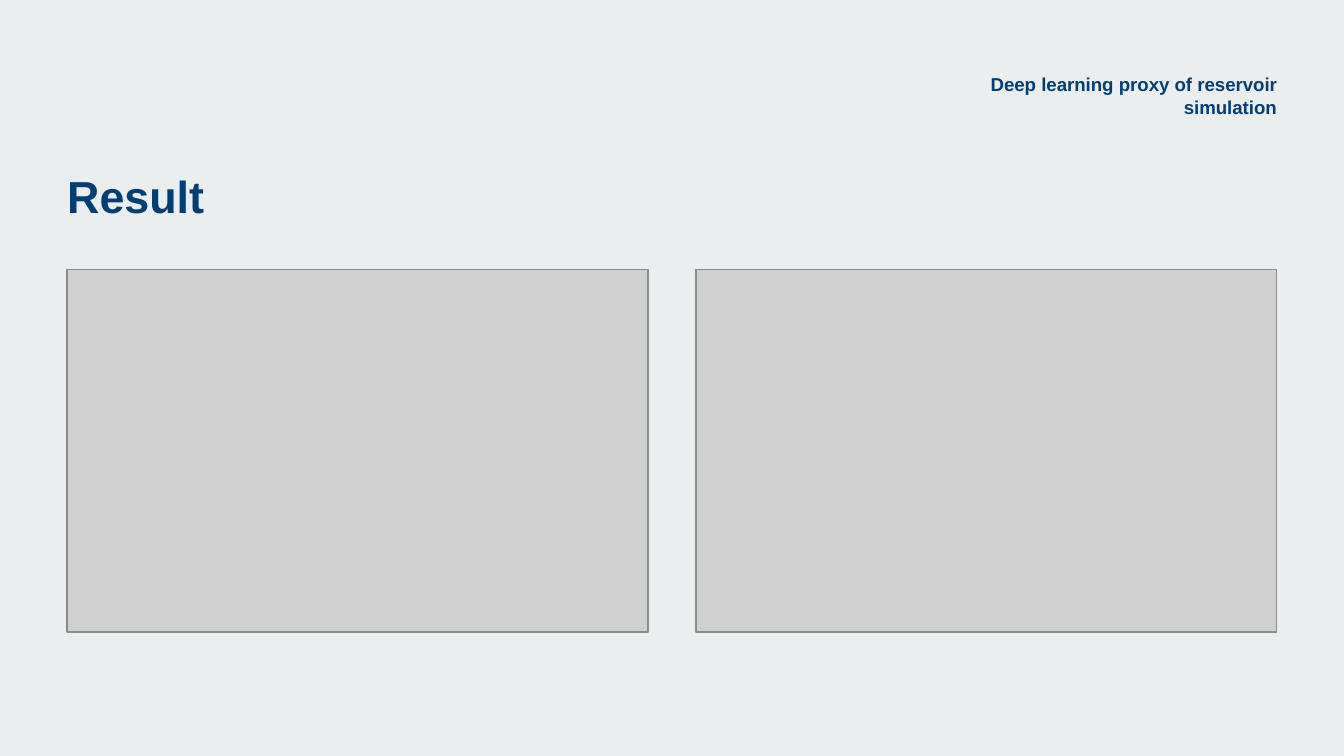
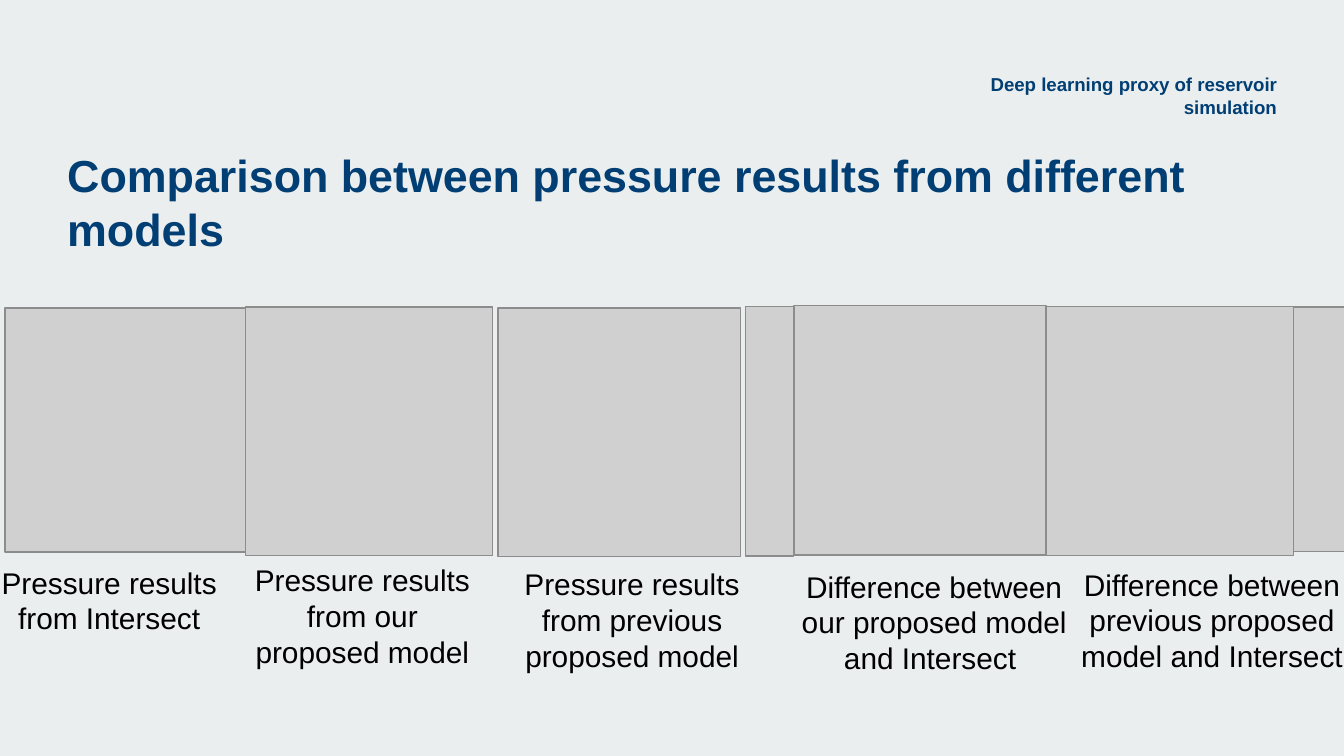
Before and after one commit to acse-srm3018/DeeplearningProxy, a slide deck: slide 8 of RahaMoosavi_presentation_ACSE9.pptx (slide 11 before the commit). Drawn at 1344x756 pixels with LibreOffice and Linux fonts; fonts in the diff are those of the drawing; grey boxes stand for pictures; background and template pictures are left out. Boxes give left, top, right and bottom in pixels: in the first picture for what was removed or moved away, otherwise in the second. Text is boxed around its words. In the diff, an @@ line names an element or a change of style, - is before the commit and + after.

```diff
--- a/RahaMoosavi_presentation_ACSE9.pptx
+++ b/RahaMoosavi_presentation_ACSE9.pptx
@@ title at box(67, 159, 1184, 247): text changed @@
-Result
+Comparison between pressure results from different models
@@ picture removed at box(67, 269, 648, 632) @@
@@ picture removed at box(696, 269, 1277, 632) @@
@@ picture added at box(5, 308, 247, 552) @@
@@ picture added at box(246, 306, 493, 555) @@
@@ picture added at box(499, 308, 741, 556) @@
@@ picture added at box(746, 306, 794, 556) @@
@@ picture added at box(794, 305, 1047, 555) @@
@@ picture added at box(1042, 306, 1294, 556) @@
@@ picture added at box(1294, 306, 1344, 551) @@
@@ text added at box(255, 569, 470, 668), 16 pt, text #000000 @@
+Pressure results from our proposed model
@@ text added at box(2, 572, 217, 630), 16 pt, text #000000 @@
+Pressure results from Intersect
@@ text added at box(524, 573, 740, 673), 16 pt, text #000000 @@
+Pressure results from previous proposed model
@@ text added at box(802, 576, 1066, 670), 16 pt, text #000000 @@
+Difference between our proposed model and Intersect
@@ text added at box(1081, 574, 1343, 668), 16 pt, text #000000 @@
+Difference between previous proposed model and Intersect
```
Also in this commit, not shown: 11 other slides changed, 3 slides removed.
